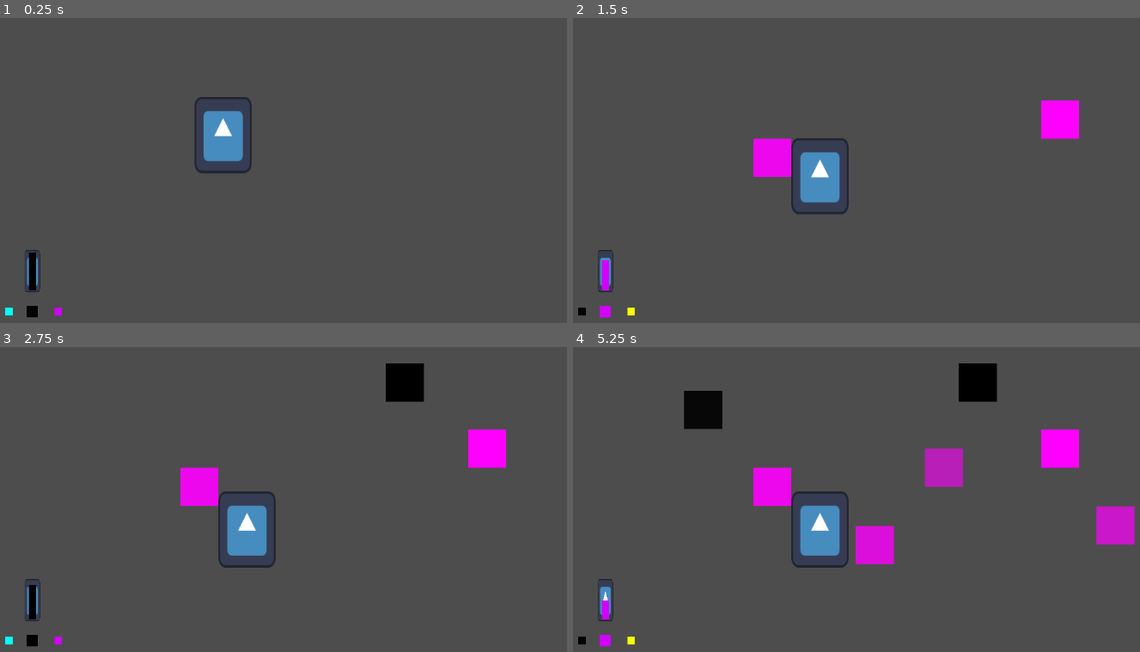
Above: before the commit, frames 1-4 (two rows, left to right).
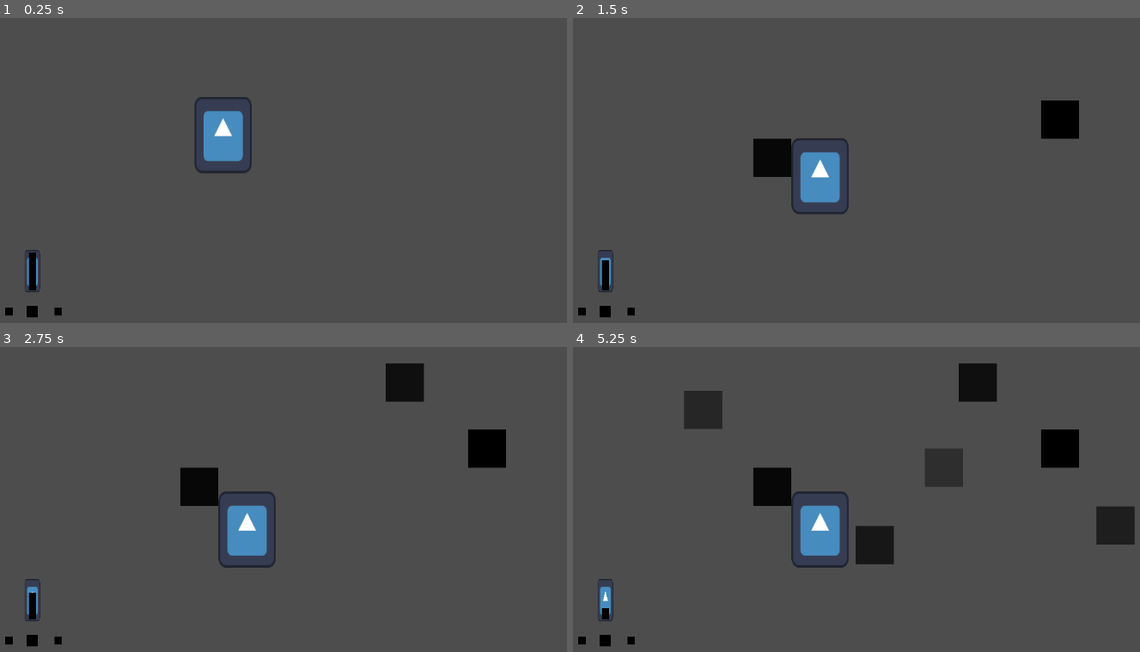
Above: after the commit, the same moments.

Repository: YhagoTomasini/Exlabers_Felpojam_026
Game: Godot game, scene res://Cenas/sala_de_testes.tscn
Two runs of this game, one before a commit and one after it. Both use one fixed random seed, a clock stepped at 60 frames per second and the inputs below. The project has no main scene, so this scene is started directly. The engine's default icon, where the game draws it, is replaced by a stand-in: a white triangle on a blue panel in a dark square.
Inputs (mouse positions are in pixels of both pictures, inside the frame that each line leads up to):
- Up to frame 1 (0.25 s): no input
- Up to frame 2 (1.5 s): move the mouse to (1060, 118) at 0.52 s; hold E (UI_move_right) from 0.53 s (still down); click (1060, 118) at 0.6 s; tap Up (ui_up) at 0.77 s; move the mouse to (771, 158) at 1.27 s; click (771, 158) at 1.35 s
- Up to frame 3 (2.75 s): tap Up (ui_up) at 1.52 s; tap Enter at 2 s; move the mouse to (402, 383) at 2.02 s; release E (UI_move_right) at 2.03 s; hold Q (UI_move_left) from 2.03 s (still down); click (402, 383) at 2.1 s
- Up to frame 4 (5.25 s): tap Space at 2.75 s; move the mouse to (873, 545) at 2.77 s; release Q (UI_move_left) at 2.78 s; hold E (UI_move_right) 2.78-4.28 s; click (873, 545) at 2.85 s; tap Up (ui_up) at 3.02, 3.77, 4.52 s; move the mouse to (1117, 526) at 3.52 s; click (1117, 526) at 3.6 s; move the mouse to (703, 411) at 4.27 s; hold Q (UI_move_left) 4.28-5.03 s; click (703, 411) at 4.35 s; tap Enter at 5 s; move the mouse to (941, 469) at 5.02 s; hold E (UI_move_right) from 5.03 s (still down); click (941, 469) at 5.1 s

The runs differ from the first frame. In frame 1, less than 0.1% of the frame differs, in the area x 0-11%, y 94-98%; in frame 2, 1.9%; in frame 3, 1.8%; in frame 4, 5.3%, in the area x 4-100%, y 14-99%.

Commit message:
desbloquador de cores

Diff:
--- a/felpojams-dos-exlabers/Cenas/sala_de_testes.tscn
+++ b/felpojams-dos-exlabers/Cenas/sala_de_testes.tscn
@@ -1,8 +1,11 @@
-[gd_scene load_steps=5 format=3 uid="uid://cyjl8yk6bbiou"]
+[gd_scene load_steps=8 format=3 uid="uid://cyjl8yk6bbiou"]
 
 [ext_resource type="PackedScene" uid="uid://csmiixpup6vdl" path="res://Prefabs/carimbo.tscn" id="1_67ekk"]
 [ext_resource type="PackedScene" uid="uid://crihralf2ygsv" path="res://Prefabs/personagem_principal.tscn" id="1_mlq5q"]
 [ext_resource type="PackedScene" uid="uid://co1uo20k2ecem" path="res://Prefabs/ui_tintas.tscn" id="3_g2hjm"]
+[ext_resource type="PackedScene" uid="uid://dnbtwvdaltm27" path="res://Prefabs/final_lvl_2.tscn" id="4_to47i"]
+[ext_resource type="PackedScene" uid="uid://cjdjfwiarpnt1" path="res://Prefabs/final_lvl_1.tscn" id="5_ea0tj"]
+[ext_resource type="PackedScene" uid="uid://cl4jcpv4a41vx" path="res://Prefabs/final_lvl_3.tscn" id="6_o0ncy"]
 
 [sub_resource type="RectangleShape2D" id="RectangleShape2D_67ekk"]
 size = Vector2(1184, 162.5)
@@ -21,3 +24,12 @@
 shape = SubResource("RectangleShape2D_67ekk")
 
 [node name="UI_Tintas" parent="." instance=ExtResource("3_g2hjm")]
+
+[node name="FinalLvl2" parent="." instance=ExtResource("4_to47i")]
+position = Vector2(742, 452)
+
+[node name="FinalLvl1" parent="." instance=ExtResource("5_ea0tj")]
+position = Vector2(625, 450)
+
+[node name="FinalLvl3" parent="." instance=ExtResource("6_o0ncy")]
+position = Vector2(835, 447)
--- a/felpojams-dos-exlabers/Codigos/carimbo.gd
+++ b/felpojams-dos-exlabers/Codigos/carimbo.gd
@@ -29,10 +29,10 @@
 			marcaInstanciada = cenaMarcaK.instantiate()
 
 		elif Globals.corAtual == 1:
-			marcaInstanciada = cenaMarcaM.instantiate()
+			marcaInstanciada = cenaMarcaY.instantiate()
 
 		elif Globals.corAtual == 2:
-			marcaInstanciada = cenaMarcaY.instantiate()
+			marcaInstanciada = cenaMarcaM.instantiate()
 
 		elif Globals.corAtual == 3:
 			marcaInstanciada = cenaMarcaC.instantiate()
--- a/felpojams-dos-exlabers/Codigos/globals.gd
+++ b/felpojams-dos-exlabers/Codigos/globals.gd
@@ -12,7 +12,7 @@
 # VARIAVEIS do PERSONAGEM
 
 #TINTAS
-var arrayTintas = [preto, magenta, amarelo, ciano] #só para os icones das cores na ui
+var arrayTintas = [preto] #só para os icones das cores na ui
 var corAtual = 0
 var barraEstoqueSize : float = 10
 
--- a/felpojams-dos-exlabers/Codigos/marca.gd
+++ b/felpojams-dos-exlabers/Codigos/marca.gd
@@ -26,7 +26,7 @@
 				simbulo.modulate = Color(1.0, 1.0, 1.0, alpha)
 				Globals.tanqueTintaPreta -= 1
 
-		elif Globals.corAtual == 1:
+		elif Globals.corAtual == 2:
 			if Globals.tanqueTintaMagenta < 1:
 				queue_free()
 			else:
@@ -36,7 +36,7 @@
 				simbulo.modulate = Color(1.0, 1.0, 1.0, alpha)
 				Globals.tanqueTintaMagenta -= 1
 
-		elif Globals.corAtual == 2:
+		elif Globals.corAtual == 1:
 			if Globals.tanqueTintaAmarelo < 1:
 				queue_free()
 			else:
--- a/felpojams-dos-exlabers/Codigos/personagem_principal.gd
+++ b/felpojams-dos-exlabers/Codigos/personagem_principal.gd
@@ -39,14 +39,30 @@
 
 	move_and_slide()
 
-#Verificação da colisão com o ciano por area2D :D
+
 func _on_area_2d_personagem_area_entered(area: Area2D) -> void:
-	if area.name == "Area2DCiano":
+	#Passar de Lvl e recebe uma nova cor de tinta
+	if area.name == "FinalLvl1":
+		Globals.arrayTintas.append(Globals.amarelo)
+		#get_tree().change_scene_to_file("res://Cenas/sala_de_testes.tscn")
+		area.queue_free()
+	elif area.name == "FinalLvl2":
+		Globals.arrayTintas.append(Globals.magenta)
+		#get_tree().change_scene_to_file("res://Cenas/sala_de_testes.tscn")
+		area.queue_free()
+	elif area.name == "FinalLvl3":
+		Globals.arrayTintas.append(Globals.ciano)
+		#get_tree().change_scene_to_file("res://Cenas/sala_de_testes.tscn")
+		area.queue_free()
+
+	#Verificação da colisão com o ciano por area2D :D
+	elif area.name == "Area2DCiano":
 		noCianoI += 1
 		noCianoB = true
 
 func _on_area_2d_personagem_area_shape_exited(area_rid: RID, area: Area2D, area_shape_index: int, local_shape_index: int) -> void:
-	if area.name == "Area2DCiano":
-		noCianoI -= 1
-		if noCianoI <= 0:
-			noCianoB = false
+	if area != null:
+		if area.name == "Area2DCiano":
+			noCianoI -= 1
+			if noCianoI <= 0:
+				noCianoB = false
--- a/felpojams-dos-exlabers/Codigos/ui_tintas.gd
+++ b/felpojams-dos-exlabers/Codigos/ui_tintas.gd
@@ -22,9 +22,9 @@
 	#Sempre que chamado irá verificar qual a tinta atual
 	if Globals.corAtual == 0:
 		estoqueAtual = Globals.tanqueTintaPreta
+	elif Globals.corAtual == 2:
+		estoqueAtual = Globals.tanqueTintaMagenta
 	elif Globals.corAtual == 1:
-		estoqueAtual = Globals.tanqueTintaMagenta
-	elif Globals.corAtual == 2:
 		estoqueAtual = Globals.tanqueTintaAmarelo
 	elif Globals.corAtual == 3:
 		estoqueAtual = Globals.tanqueTintaCiano
--- /dev/null
+++ b/felpojams-dos-exlabers/Prefabs/final_lvl_1.tscn
@@ -0,0 +1,9 @@
+[gd_scene load_steps=2 format=3 uid="uid://cjdjfwiarpnt1"]
+
+[sub_resource type="RectangleShape2D" id="RectangleShape2D_ua1kx"]
+
+[node name="FinalLvl1" type="Area2D"]
+
+[node name="CollisionShape2D" type="CollisionShape2D" parent="."]
+shape = SubResource("RectangleShape2D_ua1kx")
+debug_color = Color(1, 1, 0, 0.41960785)
--- /dev/null
+++ b/felpojams-dos-exlabers/Prefabs/final_lvl_2.tscn
@@ -0,0 +1,9 @@
+[gd_scene load_steps=2 format=3 uid="uid://dnbtwvdaltm27"]
+
+[sub_resource type="RectangleShape2D" id="RectangleShape2D_ua1kx"]
+
+[node name="FinalLvl2" type="Area2D"]
+
+[node name="CollisionShape2D" type="CollisionShape2D" parent="."]
+shape = SubResource("RectangleShape2D_ua1kx")
+debug_color = Color(1, 0, 1, 0.41960785)
--- /dev/null
+++ b/felpojams-dos-exlabers/Prefabs/final_lvl_3.tscn
@@ -0,0 +1,9 @@
+[gd_scene load_steps=2 format=3 uid="uid://cl4jcpv4a41vx"]
+
+[sub_resource type="RectangleShape2D" id="RectangleShape2D_ua1kx"]
+
+[node name="FinalLvl3" type="Area2D"]
+
+[node name="CollisionShape2D" type="CollisionShape2D" parent="."]
+shape = SubResource("RectangleShape2D_ua1kx")
+debug_color = Color(0, 1, 1, 0.41960785)
